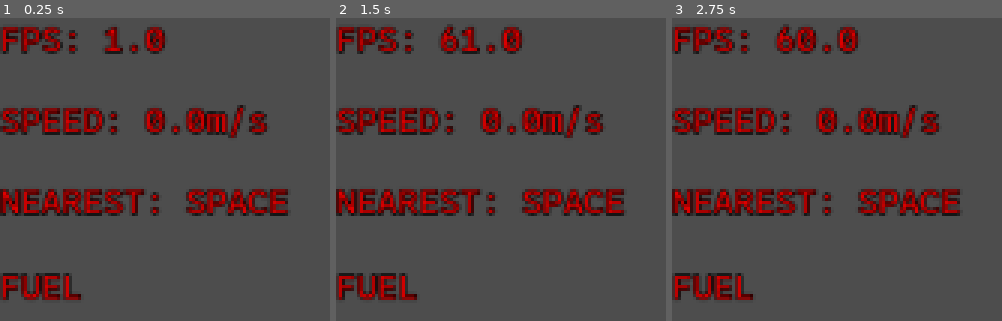
Above: before the commit, frames 1-3 (left to right).
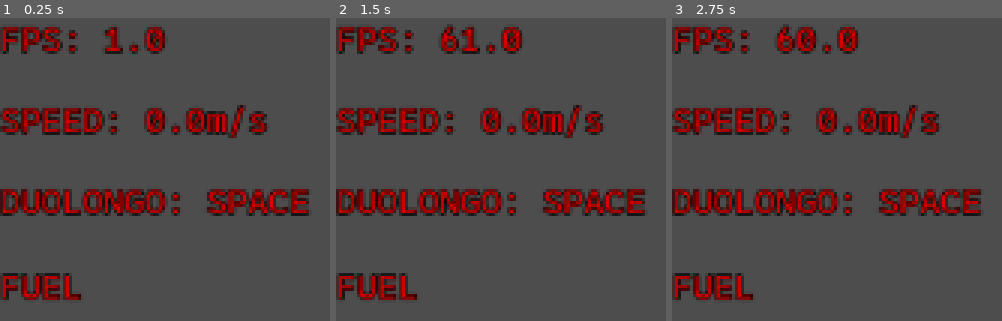
Above: after the commit, the same moments.

Repository: nate-telecomm/cosmoscolonies
Game: Godot game, scene res://ui.tscn
The game is run twice, just before and just after one commit, with the same random seed, the same clock (stepped at 60 frames per second) and the same inputs. This scene is started directly instead of the project's main scene.
Inputs (mouse positions are in pixels of both pictures, inside the frame that each line leads up to):
- Up to frame 1 (0.25 s): no input
- Up to frame 2 (1.5 s): tap Enter at 0.5 s; drag from (461, 60) to (outside the picture) at 0.52 s; tap Space (throttle) at 1.25 s; drag from (570, 139) to (outside the picture) at 1.27 s
- Up to frame 3 (2.75 s): tap Enter at 2 s; move the mouse to (906, 221) at 2.02 s; hold D (right) from 2.03 s (still down); hold T (t) from 2.03 s (still down); click (906, 221) at 2.17 s; tap Space (throttle) at 2.3 s

The runs differ from the first frame. In frame 1, 5.7% of the frame differs, in the area x 0-94%, y 56-66%; in frame 2, 5.7%; in frame 3, 5.7%.

Commit message:
added fid

Diff:
--- /dev/null
+++ b/assets/materials/smog.tres
@@ -0,0 +1,25 @@
+[gd_resource type="StandardMaterial3D" load_steps=2 format=3 uid="uid://dasxhcmah5kmf"]
+
+[sub_resource type="StandardMaterial3D" id="StandardMaterial3D_getpj"]
+render_priority = 1
+transparency = 1
+shading_mode = 0
+albedo_color = Color(0.29954746, 0.29954746, 0.29954743, 1)
+grow = true
+grow_amount = 0.09
+stencil_mode = 3
+stencil_flags = 1
+stencil_compare = 5
+metadata/_stencil_owned = true
+
+[resource]
+next_pass = SubResource("StandardMaterial3D_getpj")
+transparency = 1
+cull_mode = 1
+albedo_color = Color(0.41598046, 0.41598043, 0.4159804, 1)
+metallic = 1.0
+metallic_specular = 0.0
+stencil_mode = 1
+stencil_flags = 2
+stencil_color = Color(0.29954746, 0.29954746, 0.29954743, 1)
+stencil_outline_thickness = 0.09
--- /dev/null
+++ b/assets/materials/why.tres
@@ -0,0 +1,12 @@
+[gd_resource type="NoiseTexture2D" load_steps=3 format=3 uid="uid://clhppvu53mkjh"]
+
+[sub_resource type="Gradient" id="Gradient_rkqgf"]
+offsets = PackedFloat32Array(0, 0.27131784, 0.30232558, 0.55813956, 0.81395346)
+colors = PackedColorArray(0, 0, 0, 1, 1, 1, 1, 1, 0.5270708, 0.30006152, 9.62615e-08, 1, 0.3842933, 0.34961975, 0.3910585, 1, 0.6329203, 3.147751e-05, 0.48384124, 1)
+
+[sub_resource type="FastNoiseLite" id="FastNoiseLite_513yt"]
+
+[resource]
+noise = SubResource("FastNoiseLite_513yt")
+color_ramp = SubResource("Gradient_rkqgf")
+seamless = true
--- /dev/null
+++ b/assets/planets/Fid/main.tscn
@@ -0,0 +1,150 @@
+[gd_scene load_steps=12 format=3 uid="uid://q8oofmjxyhtj"]
+
+[ext_resource type="Texture2D" uid="uid://dwavmoelwxk8p" path="res://assets/images/diamond_plate.jpg" id="1_x7rpd"]
+[ext_resource type="Material" uid="uid://dasxhcmah5kmf" path="res://assets/materials/smog.tres" id="2_uuoo6"]
+
+[sub_resource type="BoxShape3D" id="BoxShape3D_384hm"]
+
+[sub_resource type="StandardMaterial3D" id="StandardMaterial3D_x7rpd"]
+albedo_texture = ExtResource("1_x7rpd")
+uv1_scale = Vector3(60000, 60000, 60000)
+uv1_triplanar_sharpness = 150.0
+uv1_world_triplanar = true
+
+[sub_resource type="BoxMesh" id="BoxMesh_uuoo6"]
+material = SubResource("StandardMaterial3D_x7rpd")
+
+[sub_resource type="ProceduralSkyMaterial" id="ProceduralSkyMaterial_384hm"]
+sky_top_color = Color(0.24792996, 0.18902287, 0.04609084, 1)
+sky_horizon_color = Color(0.6958165, 0.4578721, 0.43111232, 1)
+
+[sub_resource type="Sky" id="Sky_y15jb"]
+sky_material = SubResource("ProceduralSkyMaterial_384hm")
+
+[sub_resource type="Environment" id="Environment_uuoo6"]
+background_mode = 2
+sky = SubResource("Sky_y15jb")
+glow_enabled = true
+glow_intensity = 8.0
+glow_strength = 0.96
+glow_bloom = 0.02
+volumetric_fog_enabled = true
+volumetric_fog_density = 0.0375
+volumetric_fog_albedo = Color(0.36958534, 0.33572376, 0.23604518, 1)
+volumetric_fog_emission_energy = 5.35
+volumetric_fog_ambient_inject = 4.5
+
+[sub_resource type="CylinderShape3D" id="CylinderShape3D_2bi5t"]
+
+[sub_resource type="CylinderMesh" id="CylinderMesh_e511d"]
+top_radius = 0.4
+
+[sub_resource type="SphereMesh" id="SphereMesh_2bi5t"]
+material = ExtResource("2_uuoo6")
+radius = 0.2
+height = 0.4
+
+[node name="Fid" type="Node3D"]
+
+[node name="floor" type="StaticBody3D" parent="."]
+transform = Transform3D(1, 0, 0, 0, 1.0074999, 0, 0, 0, 1, 0, 0, 0)
+
+[node name="CollisionShape3D" type="CollisionShape3D" parent="floor"]
+transform = Transform3D(60000, 0, 0, 0, 1, 0, 0, 0, 20000, 0, 0, 0)
+shape = SubResource("BoxShape3D_384hm")
+
+[node name="MeshInstance3D" type="MeshInstance3D" parent="floor/CollisionShape3D"]
+transform = Transform3D(1.23154, 0, 0, 0, 1.2315401, 0, 0, 0, 7.5449395, 0, 0, 0)
+mesh = SubResource("BoxMesh_uuoo6")
+
+[node name="WorldEnvironment" type="WorldEnvironment" parent="."]
+environment = SubResource("Environment_uuoo6")
+
+[node name="let there be light" type="DirectionalLight3D" parent="."]
+transform = Transform3D(1, 0, 0, 0, 0.81915206, 0.57357645, 0, -0.57357645, 0.81915206, 0, 0, 0)
+light_indirect_energy = 1.45
+light_volumetric_fog_energy = 0.555
+shadow_enabled = true
+directional_shadow_split_1 = 0.555
+
+[node name="fuel repo" type="Node3D" parent="."]
+
+[node name="smogger1" type="CollisionShape3D" parent="fuel repo"]
+transform = Transform3D(1, 0, 0, 0, 1, 0, 0, 0, 1, 3.2259502, 1.6359957, 0)
+shape = SubResource("CylinderShape3D_2bi5t")
+
+[node name="MeshInstance3D" type="MeshInstance3D" parent="fuel repo/smogger1"]
+mesh = SubResource("CylinderMesh_e511d")
+
+[node name="CPUParticles3D" type="CPUParticles3D" parent="fuel repo/smogger1"]
+transform = Transform3D(1, 0, 0, 0, 0.34202015, 0.9396926, 0, -0.9396926, 0.34202015, 0, 1.0000001, 0)
+amount = 100
+lifetime = 4.0
+randomness = 1.0
+lifetime_randomness = 1.0
+mesh = SubResource("SphereMesh_2bi5t")
+direction = Vector3(0, 0, 0)
+spread = 25.5
+gravity = Vector3(0, 1, 0)
+initial_velocity_min = 0.45
+initial_velocity_max = 0.95
+
+[node name="smogger2" type="CollisionShape3D" parent="fuel repo"]
+transform = Transform3D(1, 0, 0, 0, 1, 0, 0, 0, 1, 4.1259503, 1.6359957, 0)
+shape = SubResource("CylinderShape3D_2bi5t")
+
+[node name="MeshInstance3D" type="MeshInstance3D" parent="fuel repo/smogger2"]
+mesh = SubResource("CylinderMesh_e511d")
+
+[node name="CPUParticles3D" type="CPUParticles3D" parent="fuel repo/smogger2"]
+transform = Transform3D(1, 0, 0, 0, 0.34202015, 0.9396926, 0, -0.9396926, 0.34202015, 0, 1.0000001, 0)
+amount = 100
+lifetime = 4.0
+randomness = 1.0
+lifetime_randomness = 1.0
+mesh = SubResource("SphereMesh_2bi5t")
+direction = Vector3(0, 0, 0)
+spread = 25.5
+gravity = Vector3(0, 1, 0)
+initial_velocity_min = 0.45
+initial_velocity_max = 0.95
+
+[node name="smogger3" type="CollisionShape3D" parent="fuel repo"]
+transform = Transform3D(1, 0, 0, 0, 1, 0, 0, 0, 1, 5.0259504, 1.6359957, 0)
+shape = SubResource("CylinderShape3D_2bi5t")
+
+[node name="MeshInstance3D" type="MeshInstance3D" parent="fuel repo/smogger3"]
+mesh = SubResource("CylinderMesh_e511d")
+
+[node name="CPUParticles3D" type="CPUParticles3D" parent="fuel repo/smogger3"]
+transform = Transform3D(1, 0, 0, 0, 0.34202015, 0.9396926, 0, -0.9396926, 0.34202015, 0, 1.0000001, 0)
+amount = 100
+lifetime = 4.0
+randomness = 1.0
+lifetime_randomness = 1.0
+mesh = SubResource("SphereMesh_2bi5t")
+direction = Vector3(0, 0, 0)
+spread = 25.5
+gravity = Vector3(0, 1, 0)
+initial_velocity_min = 0.45
+initial_velocity_max = 0.95
+
+[node name="smogger4" type="CollisionShape3D" parent="fuel repo"]
+transform = Transform3D(0.54167527, 0.4545195, 0.7071068, -0.64278764, 0.76604456, 0, -0.5416752, -0.45451948, 0.70710677, 7.3259506, 0.93599576, 4.8339596)
+shape = SubResource("CylinderShape3D_2bi5t")
+
+[node name="MeshInstance3D" type="MeshInstance3D" parent="fuel repo/smogger4"]
+mesh = SubResource("CylinderMesh_e511d")
+
+[node name="CPUParticles3D" type="CPUParticles3D" parent="fuel repo/smogger4"]
+transform = Transform3D(1, 0, 0, 0, 0.34202015, 0.9396926, 0, -0.9396926, 0.34202015, 0, 1.0000001, 0)
+amount = 100
+lifetime = 4.0
+randomness = 1.0
+lifetime_randomness = 1.0
+mesh = SubResource("SphereMesh_2bi5t")
+direction = Vector3(0, 0, 0)
+spread = 25.5
+gravity = Vector3(0, 1, 0)
+initial_velocity_min = 0.45
+initial_velocity_max = 0.95
--- /dev/null
+++ b/assets/planets/Fid/screen.gd
@@ -0,0 +1,12 @@
+extends VideoStreamPlayer
+
+@export var target: Node3D
+@export var offset_3d: Vector3
+
+
+func _process(_delta):
+	var pos_3d := target.global_position + offset_3d
+	var cam := get_viewport().get_camera_3d()
+	var pos_2d := cam.unproject_position(pos_3d)
+	global_position = pos_2d
+	visible = not cam.is_position_behind(pos_3d)
--- a/atmosphere.gd
+++ b/atmosphere.gd
@@ -46,7 +46,7 @@
 
 
 	new_scene.add_child(player)
-	player.position = Vector3(0, 50, 0)
+	player.position = Vector3(0, 5000, 0)
 	player.velocity = Vector3.ZERO
 
 	# Free old scene
--- a/main.tscn
+++ b/main.tscn
@@ -16,6 +16,7 @@
 [ext_resource type="PackedScene" uid="uid://brruuobyqd8mb" path="res://mislHUD.tscn" id="11_vivmo"]
 [ext_resource type="Material" uid="uid://d3tgfng0d5sy3" path="res://assets/materials/hot.tres" id="11_w48qg"]
 [ext_resource type="Script" uid="uid://d0axqtkilkhcj" path="res://plnet.gd" id="15_2cqfq"]
+[ext_resource type="Texture2D" uid="uid://clhppvu53mkjh" path="res://assets/materials/why.tres" id="17_yaehf"]
 
 [sub_resource type="BoxShape3D" id="BoxShape3D_437nr"]
 
@@ -61,6 +62,11 @@
 
 [sub_resource type="SphereMesh" id="SphereMesh_r1k35"]
 material = ExtResource("11_w48qg")
+
+[sub_resource type="SphereMesh" id="SphereMesh_2cqfq"]
+material = ExtResource("11_w48qg")
+radius = 200.0
+height = 400.0
 
 [sub_resource type="SphereShape3D" id="SphereShape3D_lg2s1"]
 
@@ -208,6 +214,40 @@
 material = SubResource("StandardMaterial3D_y4h7h")
 size = Vector3(2, 2, 2)
 
+[sub_resource type="SphereShape3D" id="SphereShape3D_2cqfq"]
+
+[sub_resource type="Gradient" id="Gradient_yaehf"]
+offsets = PackedFloat32Array(0, 0.4496124, 1)
+colors = PackedColorArray(0.30809668, 0.16932607, 0.06498483, 1, 0.39000413, 0.35095245, 0.27498683, 1, 0.119860016, 0.10505182, 0.08704821, 1)
+
+[sub_resource type="FastNoiseLite" id="FastNoiseLite_074og"]
+noise_type = 5
+seed = -239960720
+frequency = 0.0006
+fractal_type = 2
+fractal_lacunarity = 4.0
+fractal_gain = 3.0
+
+[sub_resource type="NoiseTexture2D" id="NoiseTexture2D_cegan"]
+noise = SubResource("FastNoiseLite_074og")
+color_ramp = SubResource("Gradient_yaehf")
+
+[sub_resource type="StandardMaterial3D" id="StandardMaterial3D_82xsv"]
+albedo_texture = SubResource("NoiseTexture2D_cegan")
+
+[sub_resource type="SphereMesh" id="SphereMesh_getpj"]
+material = SubResource("StandardMaterial3D_82xsv")
+
+[sub_resource type="SphereShape3D" id="SphereShape3D_yaehf"]
+
+[sub_resource type="StandardMaterial3D" id="StandardMaterial3D_074og"]
+transparency = 1
+blend_mode = 1
+albedo_texture = ExtResource("17_yaehf")
+
+[sub_resource type="SphereMesh" id="SphereMesh_cegan"]
+material = SubResource("StandardMaterial3D_074og")
+
 [node name="Space" type="Node3D"]
 script = ExtResource("1_kvpof")
 
@@ -326,6 +366,18 @@
 omni_attenuation = -0.152
 omni_shadow_mode = 0
 
+[node name="CPUParticles3D" type="CPUParticles3D" parent="Bartholemew"]
+amount = 10
+lifetime = 20.0
+explosiveness = 1.0
+randomness = 1.0
+lifetime_randomness = 1.0
+mesh = SubResource("SphereMesh_2cqfq")
+direction = Vector3(0, 0, 0)
+spread = 180.0
+gravity = Vector3(0, 0, 0)
+initial_velocity_max = 1.45
+
 [node name="Bob" type="StaticBody3D" parent="." groups=["celestialbodies"]]
 transform = Transform3D(0.496967, 0.808545, -0.315083, -0.715592, 0.176456, -0.675862, -0.490866, 0.561354, 0.666283, 15789.92, 34132.68, -30572.2)
 
@@ -445,6 +497,37 @@
 initial_velocity_min = 5.0
 initial_velocity_max = 5.0
 
+[node name="Fid" type="StaticBody3D" parent="." groups=["celestialbodies"]]
+transform = Transform3D(1000, 0, 0, 0, 1000, 0, 0, 0, 1000, 172244.14, 116177.58, -91050.39)
+
+[node name="CollisionShape3D" type="CollisionShape3D" parent="Fid"]
+shape = SubResource("SphereShape3D_2cqfq")
+
+[node name="MeshInstance3D" type="MeshInstance3D" parent="Fid/CollisionShape3D"]
+mesh = SubResource("SphereMesh_getpj")
+
+[node name="CPUParticles3D" type="CPUParticles3D" parent="Fid"]
+transform = Transform3D(0.90630764, -0.42261827, 0, 0.39713126, 0.8516506, -0.3420201, 0.14454395, 0.30997542, 0.93969244, 0, 0.3958969, 0.23866272)
+amount = 300
+lifetime = 0.1
+speed_scale = 0.2
+direction = Vector3(0, 1, 0)
+spread = 15.8
+gravity = Vector3(0, 0, 0)
+initial_velocity_min = 0.85
+initial_velocity_max = 0.85
+
+[node name="Area3D" type="Area3D" parent="Fid"]
+transform = Transform3D(1.01, 0, 0, 0, 1.01, 0, 0, 0, 1.01, 0, 0, 0)
+script = ExtResource("7_f7adk")
+
+[node name="CollisionShape3D" type="CollisionShape3D" parent="Fid/Area3D"]
+shape = SubResource("SphereShape3D_yaehf")
+
+[node name="MeshInstance3D" type="MeshInstance3D" parent="Fid/Area3D/CollisionShape3D"]
+mesh = SubResource("SphereMesh_cegan")
+
 [connection signal="area_entered" from="Umo/Atmosphere" to="Umo/Atmosphere" method="_on_area_entered"]
 [connection signal="body_entered" from="Umo/Atmosphere" to="Umo/Atmosphere" method="_on_body_entered"]
 [connection signal="body_entered" from="James/Area3D" to="James/Area3D" method="_on_body_entered"]
+[connection signal="body_entered" from="Fid/Area3D" to="Fid/Area3D" method="_on_body_entered"]
--- a/player-movement.gd
+++ b/player-movement.gd
@@ -13,6 +13,7 @@
 var SendButton: RichTextLabel
 var RocketStats: Dictionary
 @export var RocketJSON: String
+var WarnedAboutFuel: bool = false
 
 var SPEED: float = 100.0
 var ACCEL: float = 6000.0
@@ -53,10 +54,14 @@
 			camera1.fov = 70
 		if Input.is_action_pressed("throttle"):
 			if RemainingFuel > 0.0:
+				WarnedAboutFuel = false
 				input_dir -= transform.basis.z
 				if isInRocket() and _rocket_Engine() != null:
 					_rocket_Engine().get_node("Fire").emitting = true
 				RemainingFuel -= SPEED/10000
+			else:
+				if !WarnedAboutFuel:
+					WarnedAboutFuel = true
 
 		if Input.is_action_pressed("q"):
 			qe_input += 1.0
--- a/ui/nearest_grav.gd
+++ b/ui/nearest_grav.gd
@@ -9,7 +9,7 @@
 func _process(delta: float) -> void:
 	planet = GlobalData.get_nearest_gravity(player)
 	if planet != null:
-		text = "NEAREST: " + planet.name
+		text = "DUOLONGO: " + planet.name
 
 	else:
-		text = "NEAREST: SPACE"
+		text = "DUOLONGO: SPACE"
Binary file added: assets/images/diamond_plate.jpg
Not shown, added: assets/images/diamond_plate.jpg.import
Not shown, added: assets/planets/Fid/screen.gd.uid
Not shown: 1 places in main.tscn that only renumber resources
Not shown, removed: mai8461.tmp
Not shown, removed: maiC9D7.tmp
Not shown, removed: maiCCE2.tmp
Not shown, removed: main.tscn9666218865.tmp
